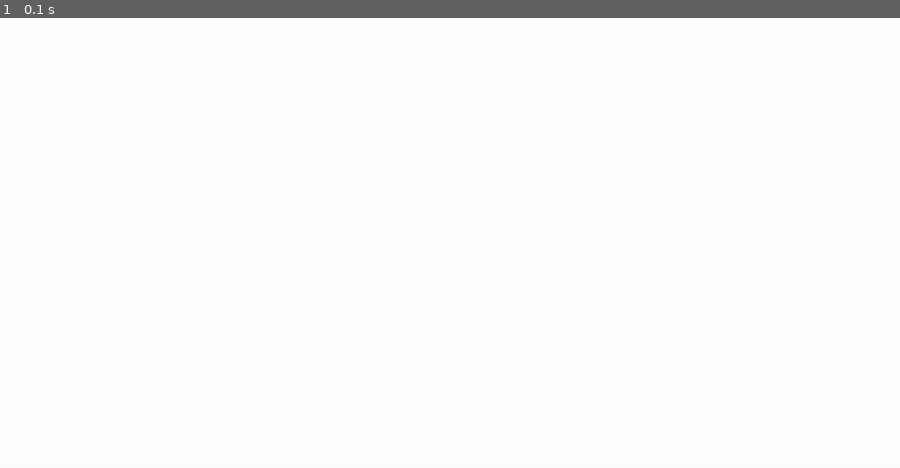
Above: before the commit, frame 1.
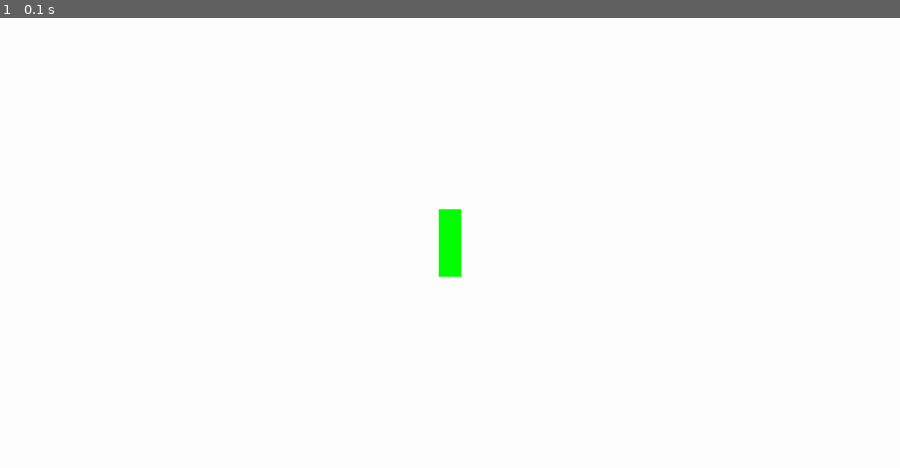
Above: after the commit, the same moment.

Repository: bebopsanders/pygameJetPack
Game: pygame game, started from main.py
The game is run twice, just before and just after one commit, with the same random seed, the same clock (stepped at 60 frames per second) and the same inputs.
Inputs:
- Up to frame 1 (0.1 s): no input

The runs differ from the first frame. In frame 1, 0.4% of the frame differs, in the area x 48-52%, y 42-58%.

Commit message:
created Player class, created instance of Player class player and placed player object onto center of screen

Diff:
--- a/main.py
+++ b/main.py
@@ -1,4 +1,5 @@
 import pygame as pg
+from sprites import *
 from settings import *
 class Game:
     def __init__(self):
@@ -8,6 +9,8 @@
         self.running = True
     def new_game(self):
         self.all_sprites = pg.sprite.Group()
+        self.player = Player()
+        self.all_sprites.add(self.player)
         self.run_game()
     def run_game(self):
         self.playing = True
--- /dev/null
+++ b/sprites.py
@@ -0,0 +1,11 @@
+import pygame as pg
+import random
+from settings import *
+
+class Player(pg.sprite.Sprite):
+    def __init__(self):
+        pg.sprite.Sprite.__init__(self)
+        self.image = pg.Surface((30,90))
+        self.image.fill(GREEN)
+        self.rect = self.image.get_rect()
+        self.rect.center = (WIDTH/2,HEIGHT/2)
